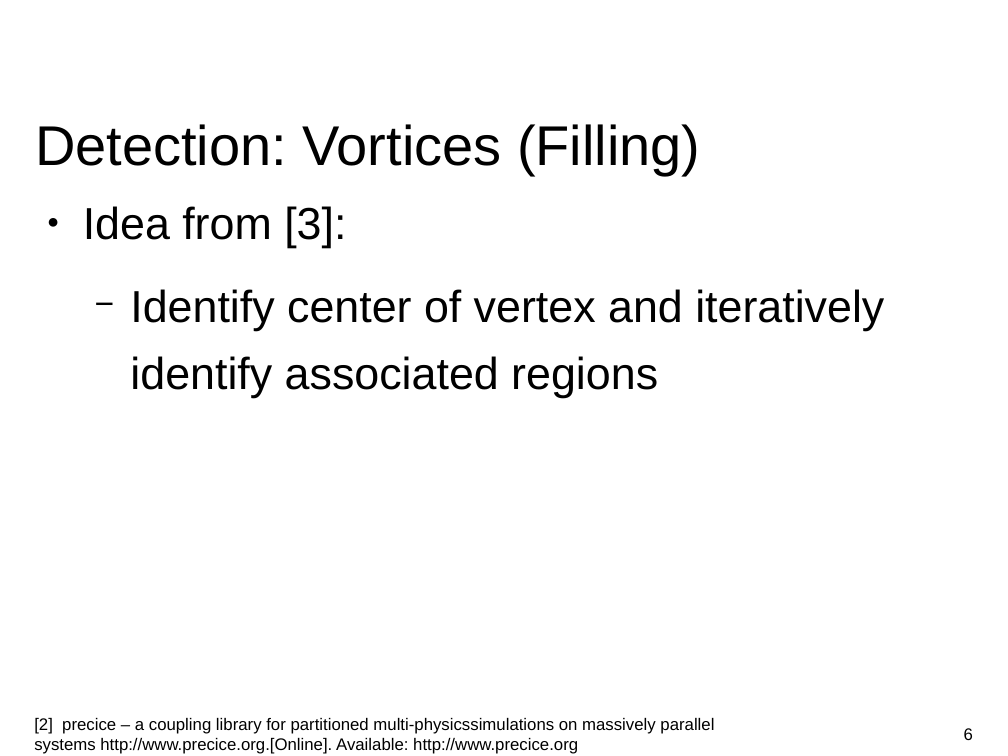
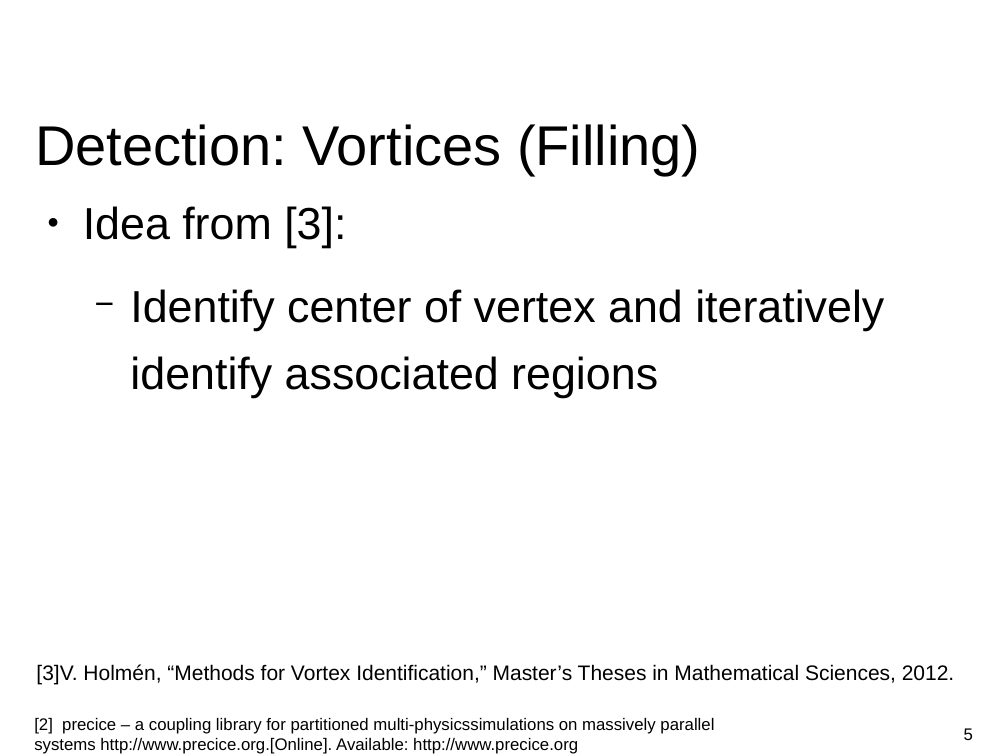
Before and after one commit to huangq1234553/cfd-lab, a slide deck: slide 5 of Presentation.odp (slide 6 before the commit). Drawn at 1008x756 pixels with LibreOffice and Linux fonts; fonts in the diff are those of the drawing; background and template pictures are left out. Boxes give left, top, right and bottom in pixels: in the first picture for what was removed or moved away, otherwise in the second. Text is boxed around its words. In the diff, an @@ line names an element or a change of style, - is before the commit and + after.

```diff
--- a/Presentation.odp
+++ b/Presentation.odp
@@ text added at [36,664,955,685], 15 pt, text #000000 @@
+[3]V. Holmén, “Methods for Vortex Identification,” Master’s Theses in Mathematical Sciences, 2012.
@@ page number at [964,728,973,740]: text changed @@
-6
+5
```
Also in this commit, not shown: 11 other slides changed, 1 slide removed, 4 other files.
